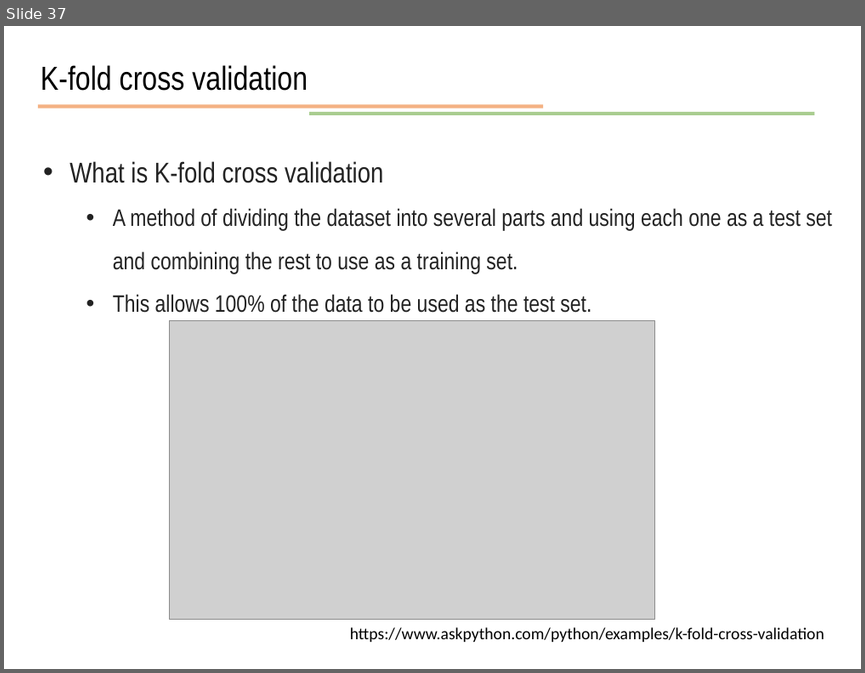
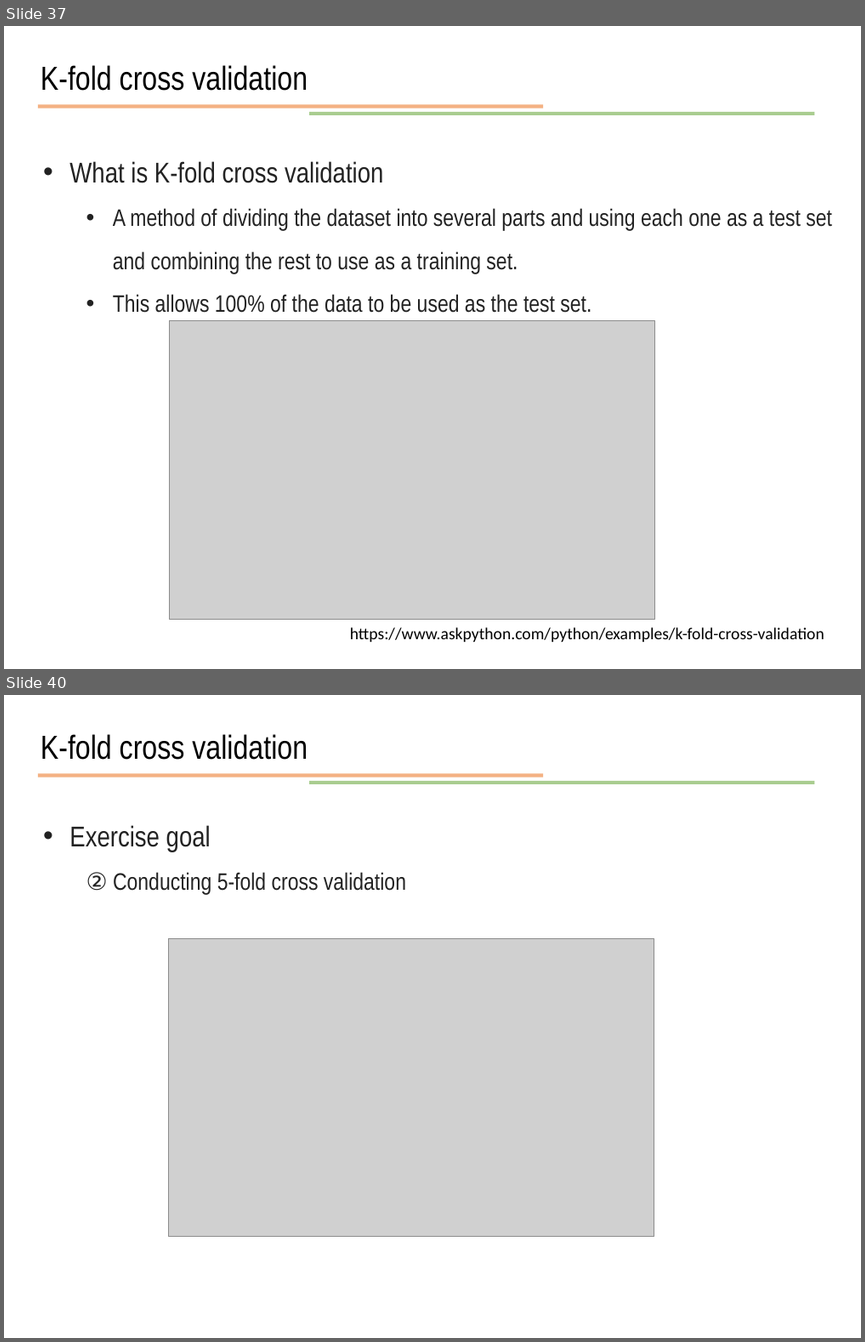
Before and after one commit to JunetaeKim/DeepLearningClass, a slide deck: Week10/week10 Introduction to tensorflow.pptx. Shown one above the other, each under a label of ours: slide 37 before the commit, slides 37 and 40 after it; the slides between them are not shown. The pictures are 865x673 and 865x1342 pixels, drawn with LibreOffice and Linux fonts; fonts in the diff are those of the drawing; grey boxes stand for pictures. Boxes give left, top, right and bottom in pixels: in the first picture for what was removed or moved away, otherwise in the second. Text is boxed around its words. In the diff, an @@ line names an element or a change of style, - is before the commit and + after.

```diff
--- a/Week10/week10 Introduction to tensorflow.pptx
+++ b/Week10/week10 Introduction to tensorflow.pptx
@@ slide 40 added at <box>4,695,861,1338</box>, background #FFFFFF @@
@@ text added at <box>41,734,307,760</box>, 28 pt, text #000000 @@
+K-fold cross validation
@@ line added from (38, 776) to (543, 776), #ED7D31 3 pt @@
@@ line added from (309, 783) to (815, 783), #70AD47 3 pt @@
@@ text added at <box>69,825,406,895</box>, 20 pt, text #222222 @@
+• Exercise goal
+  ② Conducting 5-fold cross validation
@@ picture added at <box>169,938,654,1236</box> @@
```
Also in this commit, not shown: 1 slide changed, 3 other slides added, 1 slide removed, 2 other files.
